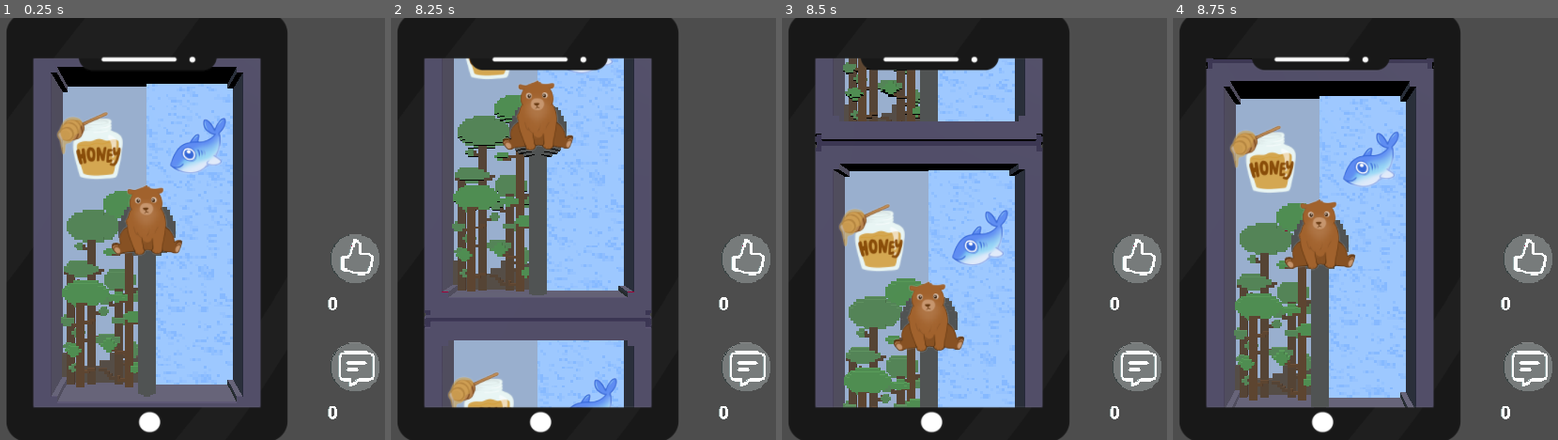
Above: before the commit, frames 1-4 (left to right).
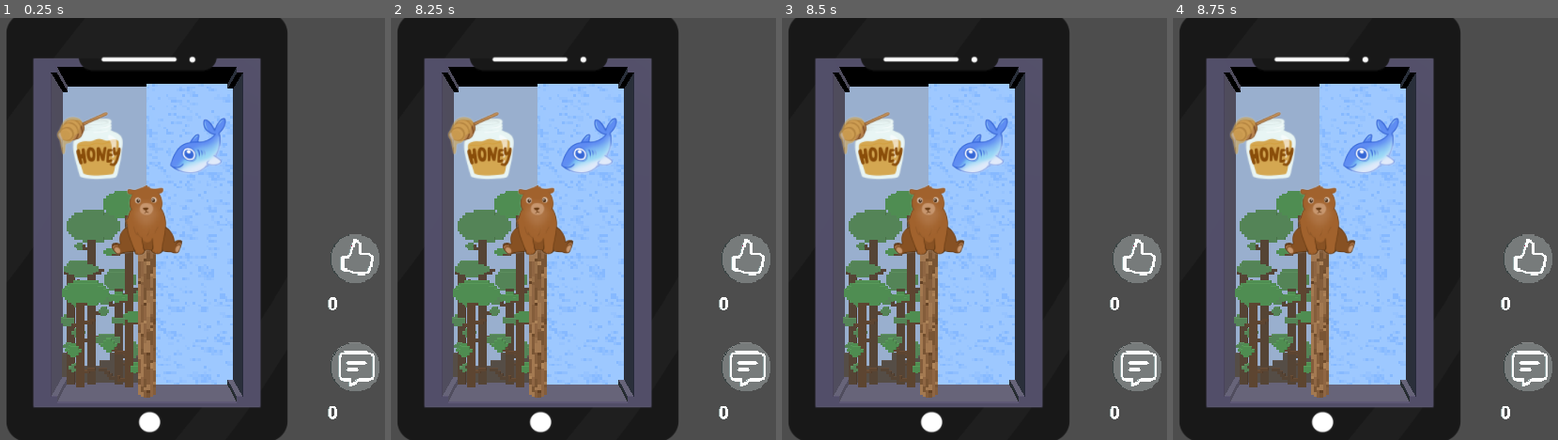
Above: after the commit, the same moments.

Repository: tudormacovei/totem_game_jam_2026
Game: Godot game, scene res://scenes/main_scene.tscn
Two runs of this game, one before a commit and one after it. Both use one fixed random seed, a clock stepped at 60 frames per second and the inputs below.
Inputs (mouse positions are in pixels of both pictures, inside the frame that each line leads up to):
- Up to frame 1 (0.25 s): no input
- Up to frame 2 (8.25 s): tap Enter at 0.5, 2, 3.5 s; move the mouse to (702, 207) at 0.52 s; click (702, 207) at 0.67 s; tap Space at 1.25, 2.75, 4.25 s; move the mouse to (outside the picture) at 1.27 s; click (outside the picture) at 1.42 s; move the mouse to (614, 136) at 2.02 s; click (614, 136) at 2.17 s; move the mouse to (498, 313) at 2.77 s; click (498, 313) at 2.92 s; move the mouse to (764, 292) at 3.52 s; click (764, 292) at 3.67 s; move the mouse to (outside the picture) at 4.27 s; click (outside the picture) at 4.42 s; move the mouse to (575, 229) at 5.02 s; click (575, 229) at 5.17 s; move the mouse to (425, 123) at 5.77 s; click (425, 123) at 5.92 s; move the mouse to (702, 207) at 6.52 s; click (702, 207) at 6.67 s; move the mouse to (outside the picture) at 7.27 s; click (outside the picture) at 7.42 s; move the mouse to (614, 136) at 8.02 s; click (614, 136) at 8.17 s
- Up to frame 3 (8.5 s): no input
- Up to frame 4 (8.75 s): no input

The runs differ from the first frame. In frame 1, 1.8% of the frame differs, in the area x 30-46%, y 44-90%; in frame 2, 24%, in the area x 8-68%, y 9-93%; in frame 3, 23%; in frame 4, 14%.

Commit message:
Add new lever

Diff:
--- a/new-game-project/scenes/main_scene.tscn
+++ b/new-game-project/scenes/main_scene.tscn
@@ -37,7 +37,6 @@
 script = ExtResource("2_pw63i")
 diorama_scenes = Array[PackedScene]([ExtResource("3_rt2n2"), ExtResource("3_rt2n2"), ExtResource("3_xdqt8"), ExtResourc …(309 unchanged characters)…
 animation_profile = SubResource("Curve_pw63i")
-PAUSE_TIME = 8.0
 
 [node name="3D_UI" type="Node3D" parent="." unique_id=291419389]
 transform = Transform3D(0.4, 0, 0, 0, 0.4, 0, 0, 0, 0.4, 4.781755, 4.5862656, 0.5474062)
--- a/new-game-project/scripts/lever.gd
+++ b/new-game-project/scripts/lever.gd
@@ -4,7 +4,7 @@
 @export var intensity: GameManager.Intensity = GameManager.Intensity.LOW
 
 @onready var snap_to_completion_curve: Curve = preload("res://resources/curves/anim_lever_snap_curve.tres")
-@onready var mesh: MeshInstance3D = $LeverMesh/box_22
+@onready var mesh: MeshInstance3D = $LeverMesh/lever_2
 
 var normal_mat: Material
 var outline_mat: Material = preload("res://materials/outline.tres")
Binary file changed: new-game-project/meshes/lever/lever.glb
Binary file added: new-game-project/meshes/lever/lever_lever_2_Color.png
Not shown, added: new-game-project/meshes/lever/lever_lever_2_Color.png.import
Binary file added: new-game-project/meshes/lever/lever_lever_2_Metallic-lever_2_Roughness.png
Not shown, added: new-game-project/meshes/lever/lever_lever_2_Metallic-lever_2_Roughness.png.import
